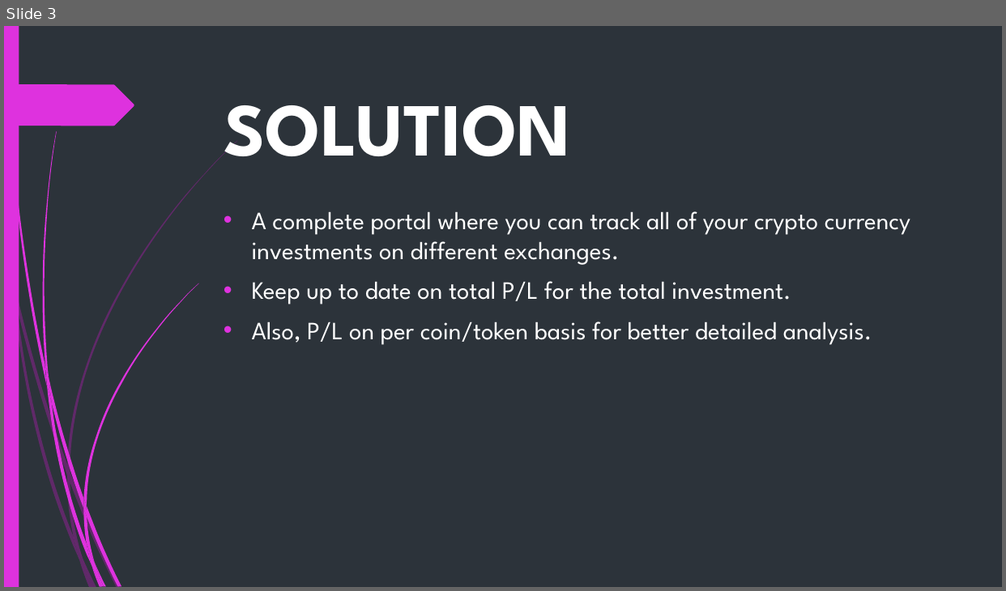
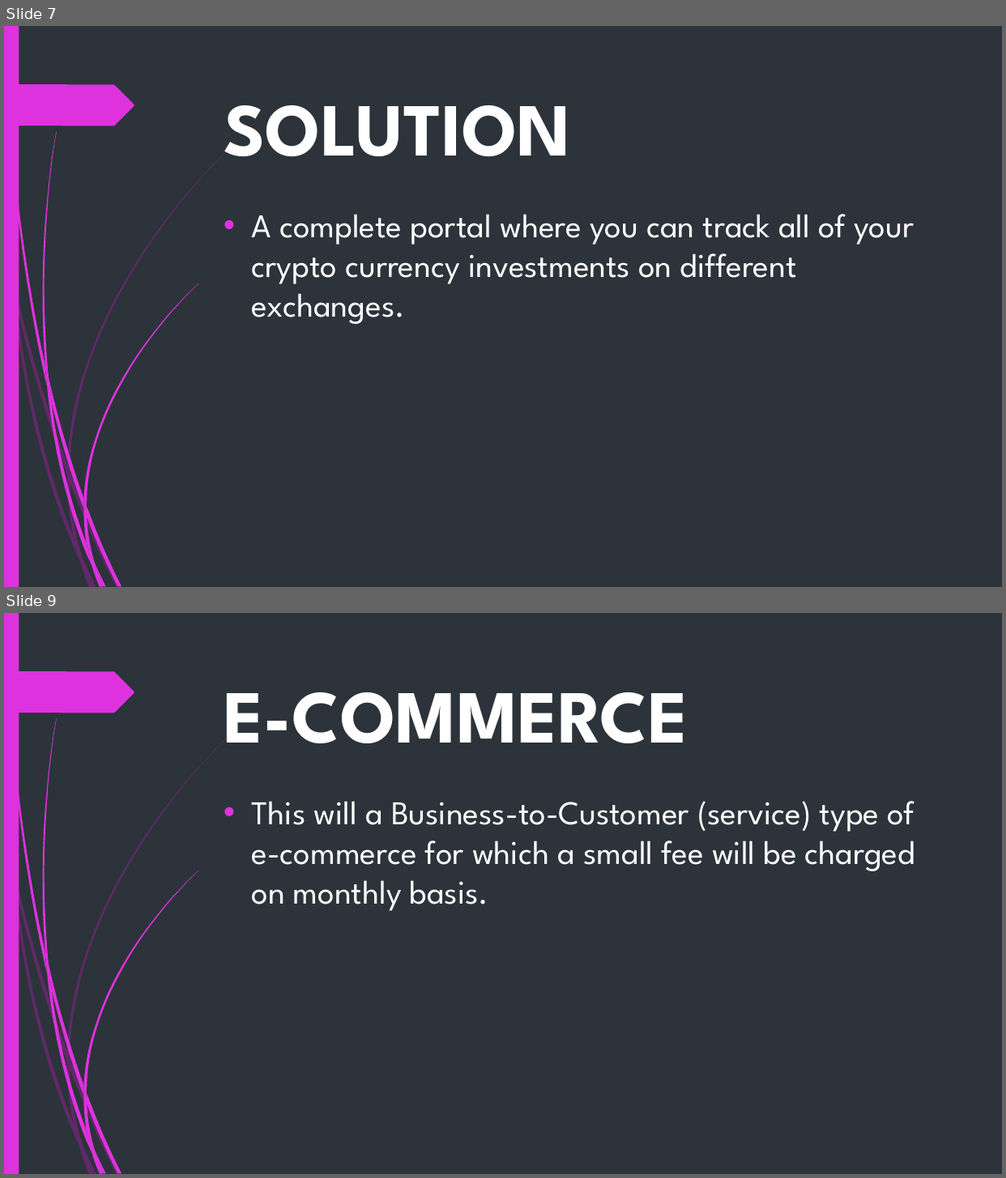
Before and after one commit to ur817/SPM, a slide deck: Presentations/Pitch.pptx. Shown one above the other, each under a label of ours: slide 3 before the commit, slides 7 and 9 after it; the slides between them are not shown. The pictures are 1006x591 and 1006x1178 pixels, drawn with LibreOffice and Linux fonts; fonts in the diff are those of the drawing. Boxes give left, top, right and bottom in pixels: in the first picture for what was removed or moved away, otherwise in the second. Text is boxed around its words. In the diff, an @@ line names an element or a change of style, - is before the commit and + after.

```diff
--- a/Presentations/Pitch.pptx
+++ b/Presentations/Pitch.pptx
@@ slide 9 added at (x1=4, y1=613, x2=1002, y2=1174), background #2C333A; not listed: 24 template elements that a slide beside it also shows @@
@@ title added at (x1=224, y1=692, x2=688, y2=743), 72 pt, text #FFFFFF, bold @@
+E-COMMERCE
@@ text added at (x1=252, y1=801, x2=915, y2=911), 32 pt, text #FFFFFF @@
+• This will a Business-to-Customer (service) type of e-commerce for which a small fee will be charged on monthly basis.
@@ what was slide 3 is now slide 7 @@
@@ slide 7 changed as well @@
@@ text "A complete portal where you ..." at (x1=252, y1=214, x2=914, y2=324): size 24 to 32 pt @@
@@ text at (x1=252, y1=281, x2=872, y2=345): paragraphs removed @@
-• Keep up to date on total P/L for the total investment.
-• Also, P/L on per coin/token basis for better detailed analysis.
```
Also in this commit, not shown: 1 other slide changed, 6 other slides added, 4 slides removed.
